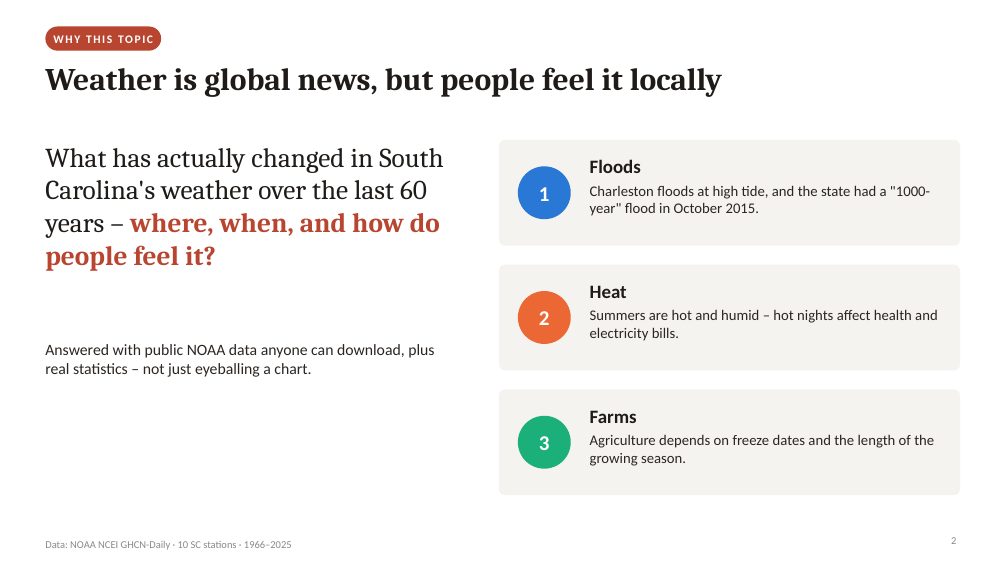
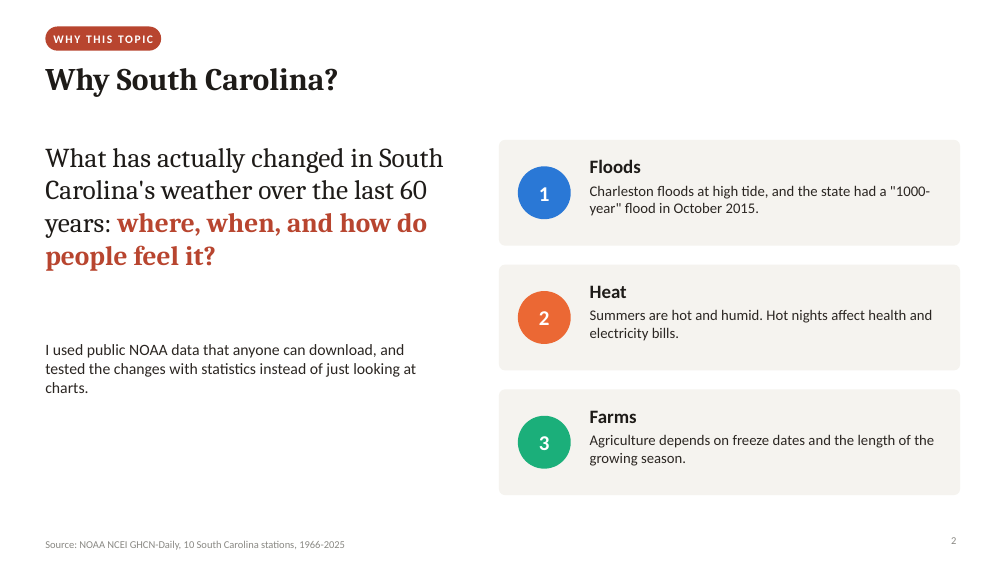
Before and after one commit to GITGUD360/P1-data-analysis-and-visualization, a slide deck: slide 2 of presentation/SC_Climate_Presentation.pptx. Drawn at 1008x567 pixels with LibreOffice and Linux fonts; fonts in the diff are those of the drawing. Boxes give left, top, right and bottom in pixels: in the first picture for what was removed or moved away, otherwise in the second. Text is boxed around its words. In the diff, an @@ line names an element or a change of style, - is before the commit and + after.

```diff
--- a/presentation/SC_Climate_Presentation.pptx
+++ b/presentation/SC_Climate_Presentation.pptx
@@ title at [45, 68, 339, 97]: text changed @@
-Weather is global news, but people feel it locally
+Why South Carolina?
@@ text at [45, 148, 443, 271]: text changed @@
-What has actually changed in South Carolina's weather over the last 60 years – where, when, and how do people feel it?
+What has actually changed in South Carolina's weather over the last 60 years: where, when, and how do people feel it?
@@ text at [590, 309, 933, 341]: text changed @@
-Summers are hot and humid – hot nights affect health and electricity bills.
+Summers are hot and humid. Hot nights affect health and electricity bills.
@@ text at [45, 344, 417, 393]: text changed @@
-Answered with public NOAA data anyone can download, plus real statistics – not just eyeballing a chart.
+I used public NOAA data that anyone can download, and tested the changes with statistics instead of just looking at charts.
@@ text at [45, 541, 345, 550]: text changed @@
-Data: NOAA NCEI GHCN-Daily · 10 SC stations · 1966–2025
+Source: NOAA NCEI GHCN-Daily, 10 South Carolina stations, 1966-2025
```
Also in this commit, not shown: 15 other slides changed, 23 other files.
